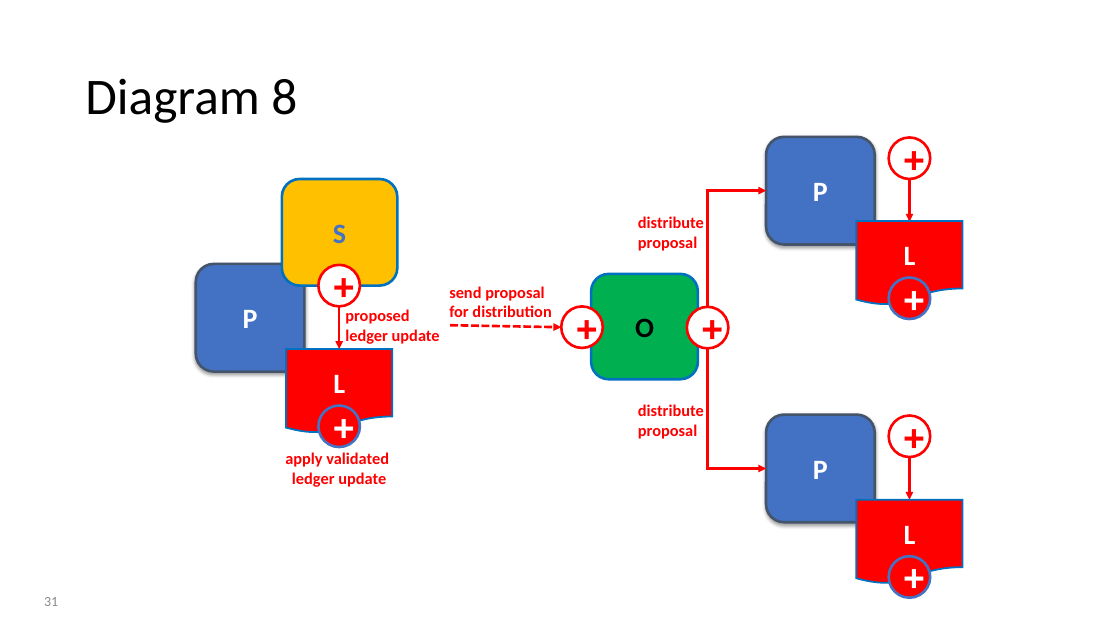
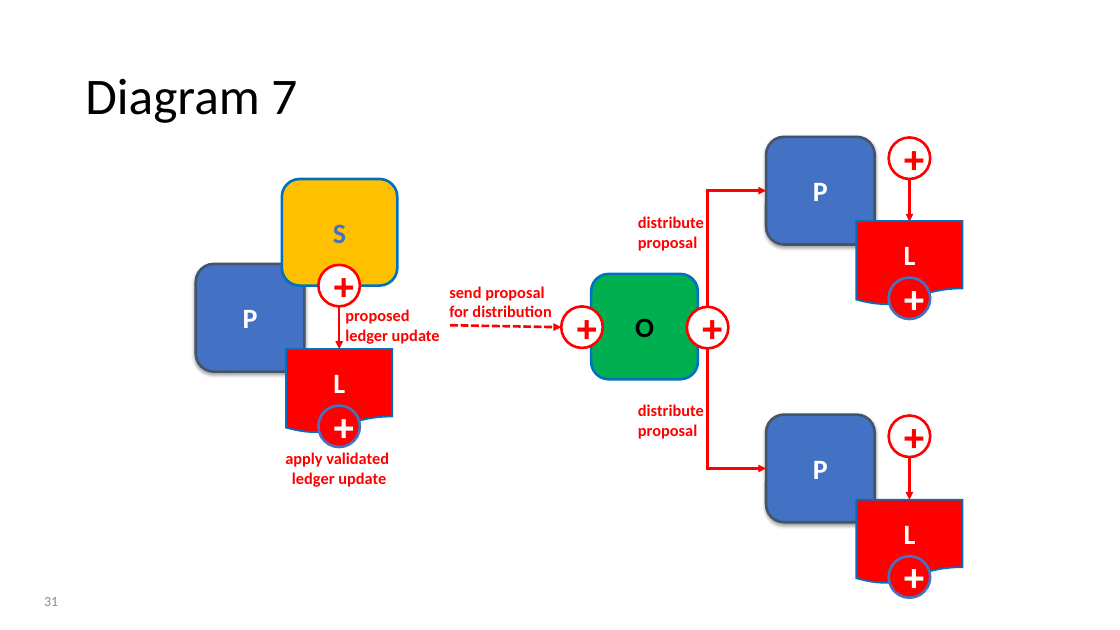
Before and after one commit to FabricTOC/FabricTOC, a slide deck: slide 31 of docs/OtherSourceMaterial/Diagrams.pptx. Drawn at 1120x630 pixels with LibreOffice and Linux fonts; fonts in the diff are those of the drawing. Boxes give left, top, right and bottom in pixels: in the first picture for what was removed or moved away, otherwise in the second. Text is boxed around its words. In the diff, an @@ line names an element or a change of style, - is before the commit and + after.

```diff
--- a/docs/OtherSourceMaterial/Diagrams.pptx
+++ b/docs/OtherSourceMaterial/Diagrams.pptx
@@ title at bbox=[85, 78, 297, 123]: text changed @@
-Diagram 8
+Diagram 7
```
Also in this commit, not shown: 5 other slides changed, 3 other files.
